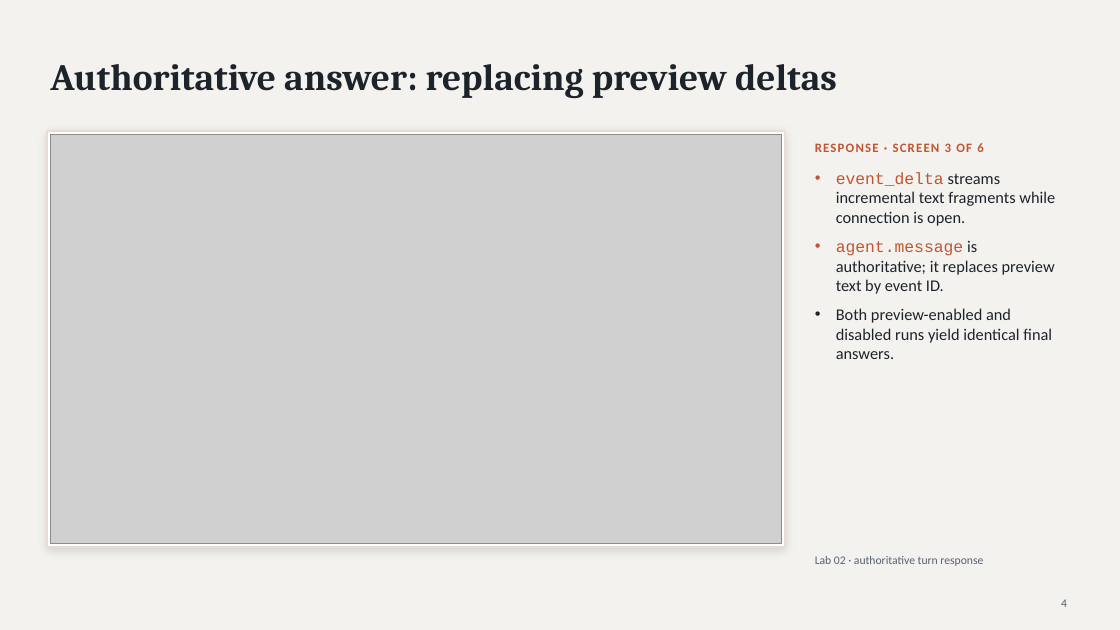
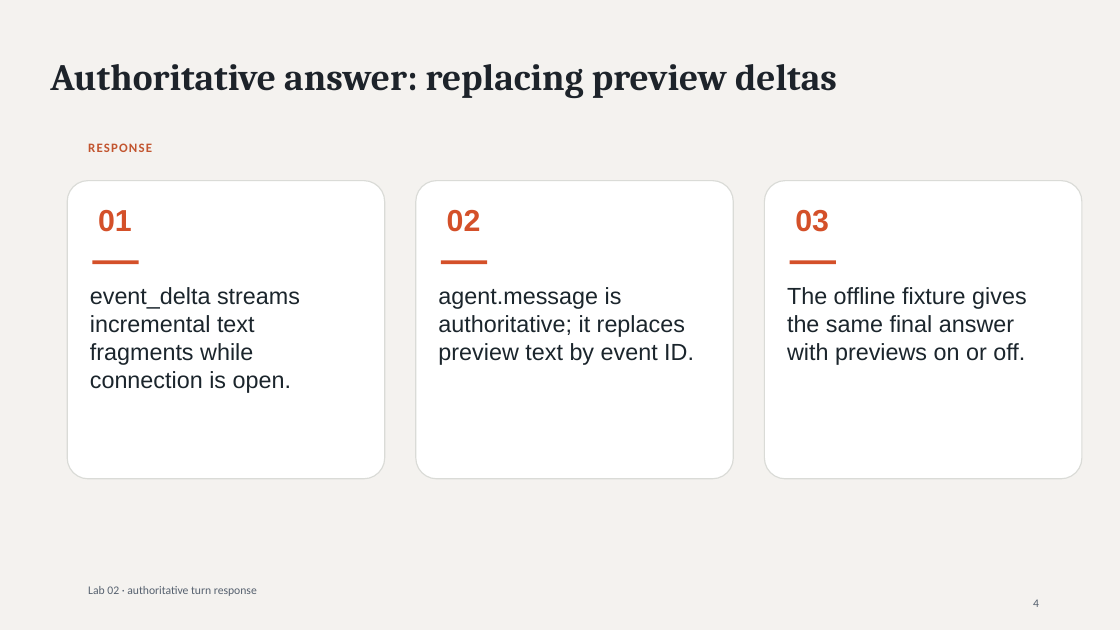
Before and after one commit to luiscoco/Udemy-claude-managed-agents-Lab-75, a slide deck: slide 4 of presentations/lab02/output/Lab02-Claude-Managed-Agents-Session-Options.pptx. Drawn at 1120x630 pixels with LibreOffice and Linux fonts; fonts in the diff are those of the drawing; grey boxes stand for pictures. Boxes give left, top, right and bottom in pixels: in the first picture for what was removed or moved away, otherwise in the second. Text is boxed around its words. In the diff, an @@ line names an element or a change of style, - is before the commit and + after.

```diff
--- a/presentations/lab02/output/Lab02-Claude-Managed-Agents-Session-Options.pptx
+++ b/presentations/lab02/output/Lab02-Claude-Managed-Agents-Session-Options.pptx
@@ rectangle removed at [47, 131, 785, 547] @@
@@ picture removed at [50, 134, 781, 544] @@
@@ text at [88, 143, 152, 152]: text changed @@
-RESPONSE · SCREEN 3 OF 6
+RESPONSE
@@ text removed at [836, 172, 1055, 359] @@
-• event_delta streams incremental text fragments while connection is open.
-• agent.message is authoritative; it replaces preview text by event ID.
-• Both preview-enabled and disabled runs yield identical final answers.
@@ rounded rectangle added at [67, 181, 385, 479], fill #FFFFFF, outline #DADBD7 1 pt @@
@@ rounded rectangle added at [416, 181, 734, 479], fill #FFFFFF, outline #DADBD7 1 pt @@
@@ rounded rectangle added at [765, 181, 1082, 479], fill #FFFFFF, outline #DADBD7 1 pt @@
@@ text added at [98, 210, 132, 232], 26 pt, text #D45029, bold @@
+01
@@ text added at [447, 210, 481, 232], 26 pt, text #D45029, bold @@
+02
@@ text added at [795, 210, 829, 232], 26 pt, text #D45029, bold @@
+03
@@ rectangle added at [92, 260, 139, 264], fill #D45029 @@
@@ rectangle added at [441, 260, 487, 264], fill #D45029 @@
@@ rectangle added at [790, 260, 836, 264], fill #D45029 @@
@@ text added at [90, 287, 300, 393], 20 pt, text #1B252C @@
+event_delta streams incremental text fragments while connection is open.
@@ text added at [438, 287, 694, 365], 20 pt, text #1B252C @@
+agent.message is authoritative; it replaces preview text by event ID.
@@ text added at [787, 287, 1027, 365], 20 pt, text #1B252C @@
+The offline fixture gives the same final answer with previews on or off.
@@ text "Lab 02 · authoritative turn ...": place and size @@
-text "Lab 02 · authoritative turn ..." at [815, 556, 983, 566]
+text "Lab 02 · authoritative turn ..." at [88, 586, 257, 596]
@@ text "4" at [1033, 599, 1039, 607]: alignment right to left @@
```
Also in this commit, not shown: 21 other slides changed, 4 slides added, 4 other files.
